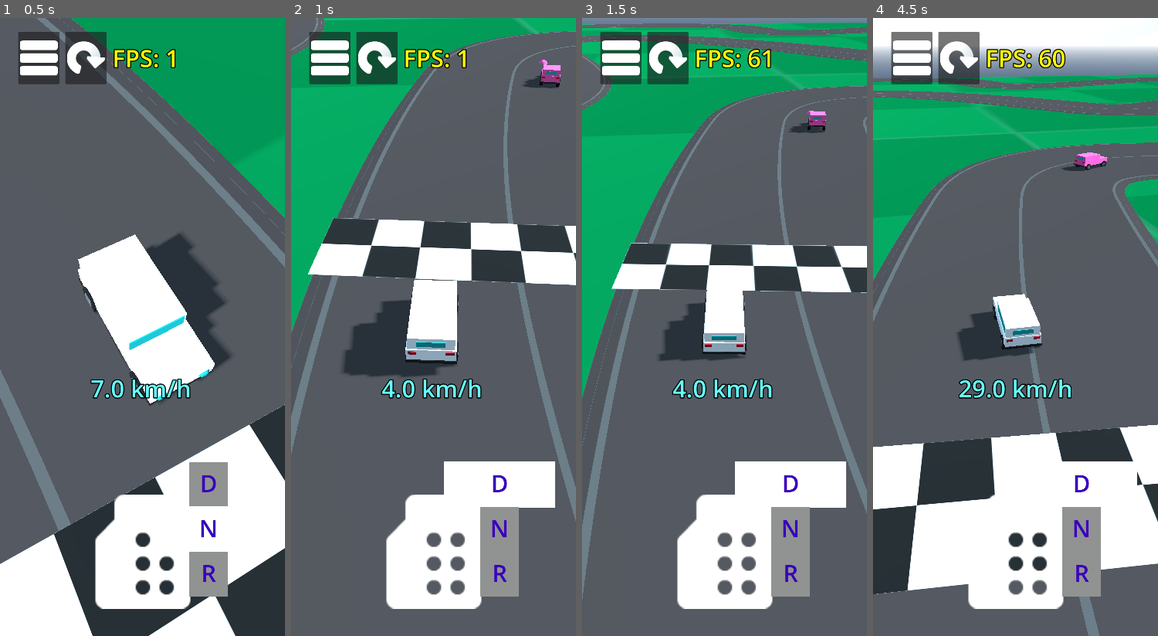
Above: before the commit, frames 1-4 (left to right).
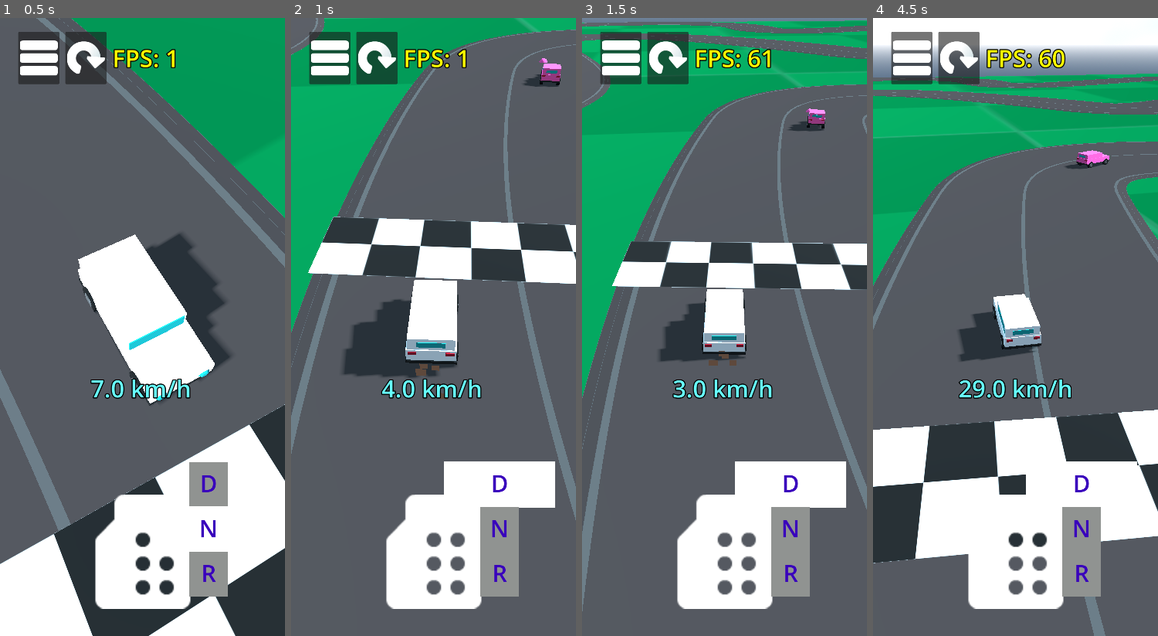
Above: after the commit, the same moments.

Repository: AssafDamari/cars-2
Game: Godot game, scene res://scenes/drift_race_main.tscn
Same seed, same stepped clock (60 frames per second), same inputs: the game is played once before the commit and once after it. This scene is started directly instead of the project's main scene.
Inputs (mouse positions are in pixels of both pictures, inside the frame that each line leads up to):
- Up to frame 1 (0.5 s): no input
- Up to frame 2 (1 s): tap Enter (ui_accept) at 0.5 s; drag from (499, 530) to (462, 191) at 0.52 s
- Up to frame 3 (1.5 s): drag from (667, 357) to (710, 450) at 1.27 s
- Up to frame 4 (4.5 s): move the mouse to (1044, 191) at 2.02 s; hold Right (ui_right) 2.03-2.75 s; drag from (1001, 450) to (930, 234) at 2.77 s; move the mouse to (1101, 419) at 3.52 s; hold Left (ui_left) 3.53-4.25 s; tap Enter (ui_accept) at 3.77 s; drag from (930, 234) to (972, 172) at 4.27 s

Frame 1 is identical in both runs. In frame 2, 1.9% of the frame differs, in the area x 0-100%, y 0-82%; in frame 3, 4.3%; in frame 4, 12%, in the area x 0-100%, y 9-100%.

Commit message:
move max speed handling from controllers to car

Diff:
--- a/scenes/car_1.gd
+++ b/scenes/car_1.gd
@@ -21,7 +21,12 @@
 	apply_color_to_mesh(color)
 
 func _physics_process(delta: float) -> void:
-	engine_force = max_engine_force * engine_force_modifier
+	var speed_sq = linear_velocity.length_squared()
+	if speed_sq < max_speed * max_speed:
+		engine_force = max_engine_force * engine_force_modifier
+	else:
+		engine_force = 0.0
+
 
 
 func apply_color_to_mesh(_color: Color) -> void:
--- a/scenes/car_2.tscn
+++ b/scenes/car_2.tscn
@@ -40,6 +40,7 @@
 
 [node name="CollisionShape3D" type="CollisionShape3D" parent="." unique_id=305743891]
 transform = Transform3D(1, 0, 0, 0, 1, 0, 0, 0, 1, 0, 0.5763948, 0.002319336)
+visible = false
 shape = SubResource("BoxShape3D_3e54y")
 
 [node name="VehicleWheel3DFrontLeft" type="VehicleWheel3D" parent="." unique_id=1468056962]
--- a/scenes/npc_car_controller.gd
+++ b/scenes/npc_car_controller.gd
@@ -96,11 +96,8 @@
 	if not curve or not vehicle:
 		return
 
-	var vel = vehicle.linear_velocity
-	var speed_sq = vel.length_squared()
-
 	# 1. Calculate Look-Ahead (further ahead = smoother lines at speed)
-	var look_ahead = min(max_look_ahead, min_look_ahead + sqrt(speed_sq) * speed_factor)
+	var look_ahead = min(max_look_ahead, min_look_ahead + vehicle.linear_velocity.length() * speed_factor)
 
 	# 2. Get Path Coordinates (finds where the car currently maps onto the 3D curve)
 	var path_transform = path_node.global_transform
@@ -133,9 +130,9 @@
 	else:
 		vehicle.brake = 0.0
 		vehicle.hide_brake_indicator()
-		_drive_towards(vehicle.to_local(target_point_global), delta, speed_sq)
+		_drive_towards(vehicle.to_local(target_point_global), delta)
 
-func _drive_towards(local_target: Vector3, delta: float, speed_sq: float) -> void:
+func _drive_towards(local_target: Vector3, delta: float) -> void:
 	## Effect: Applies the mechanical control inputs to the VehicleBody3D based on where
 	## the offset target is relative to the car's current position.
 
@@ -154,12 +151,7 @@
 	vehicle.steering = lerp(vehicle.steering, clamp(target_steering, -0.6, 0.6), 10 * delta)
 
 	# Throttle Logic
-	# Applies continuous gas unless the car exceeds its specific top speed.
-	var target_speed_limit = vehicle.max_speed * personality_speed_mod
-	if speed_sq < (target_speed_limit * target_speed_limit):
-		vehicle.engine_force = engine_force_fwd
-	else:
-		vehicle.engine_force = 0.0
+	vehicle.engine_force = engine_force_fwd
 
 
 func _on_collision_sensor_entered(body: Node3D) -> void:
--- a/scenes/offroad_modifier.tscn
+++ b/scenes/offroad_modifier.tscn
@@ -37,5 +37,4 @@
 draw_pass_1 = SubResource("QuadMesh_lw1kn")
 
 [node name="TrackSensor" type="RayCast3D" parent="." unique_id=1226656567]
-transform = Transform3D(1, 0, 0, 0, 1, 0, 0, 0, 1, 0, 0.29878515, 0)
 target_position = Vector3(0, -0.5, 0)
--- a/scenes/player_controller.gd
+++ b/scenes/player_controller.gd
@@ -16,12 +16,7 @@
 	var joystick_input := joystick.get_value()
 
 	# Power Logic
-	var speed_sq = vehicle.linear_velocity.length_squared()
-	if speed_sq < vehicle.max_speed * vehicle.max_speed:
-		# Apply the calculated modifier to the engine force
-		vehicle.max_engine_force = get_engine_force()
-	else:
-		vehicle.max_engine_force = 0.0
+	vehicle.max_engine_force = get_engine_force()
 
 	# Steering Logic
 	var steer_input = -joystick_input.x
